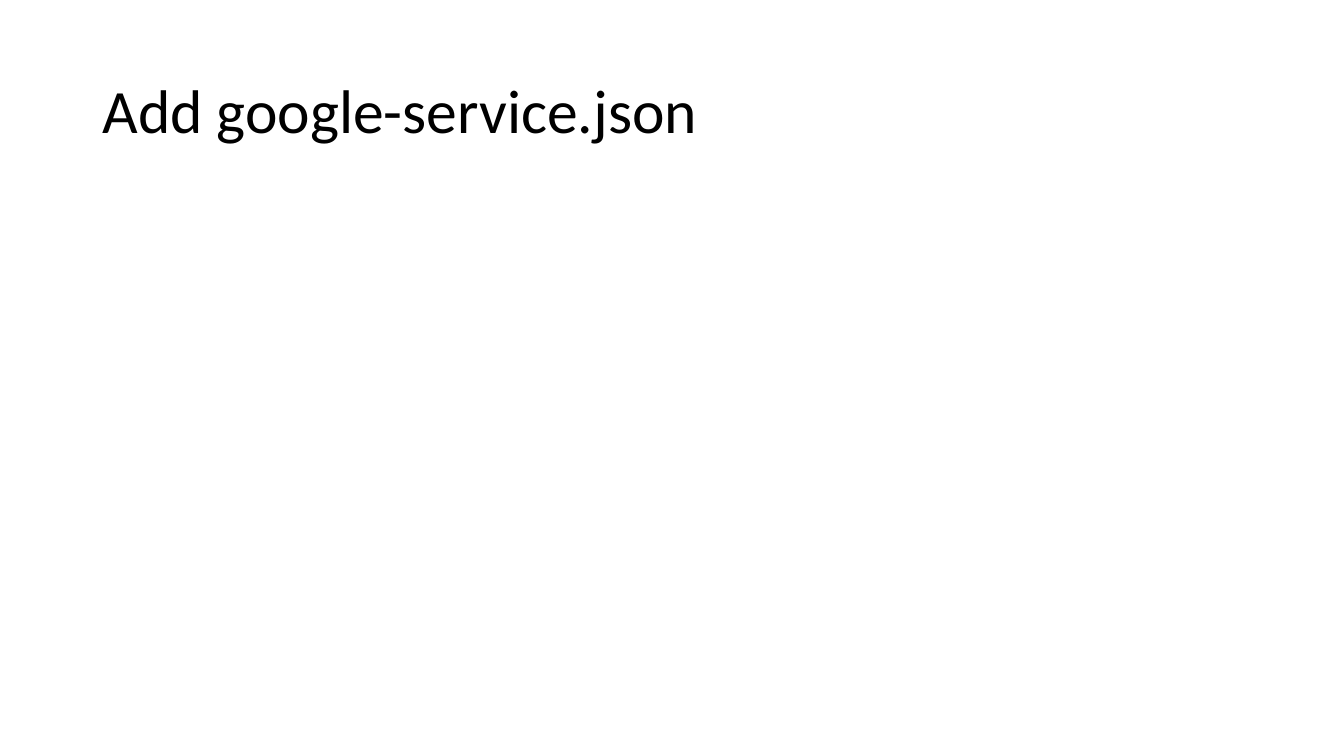
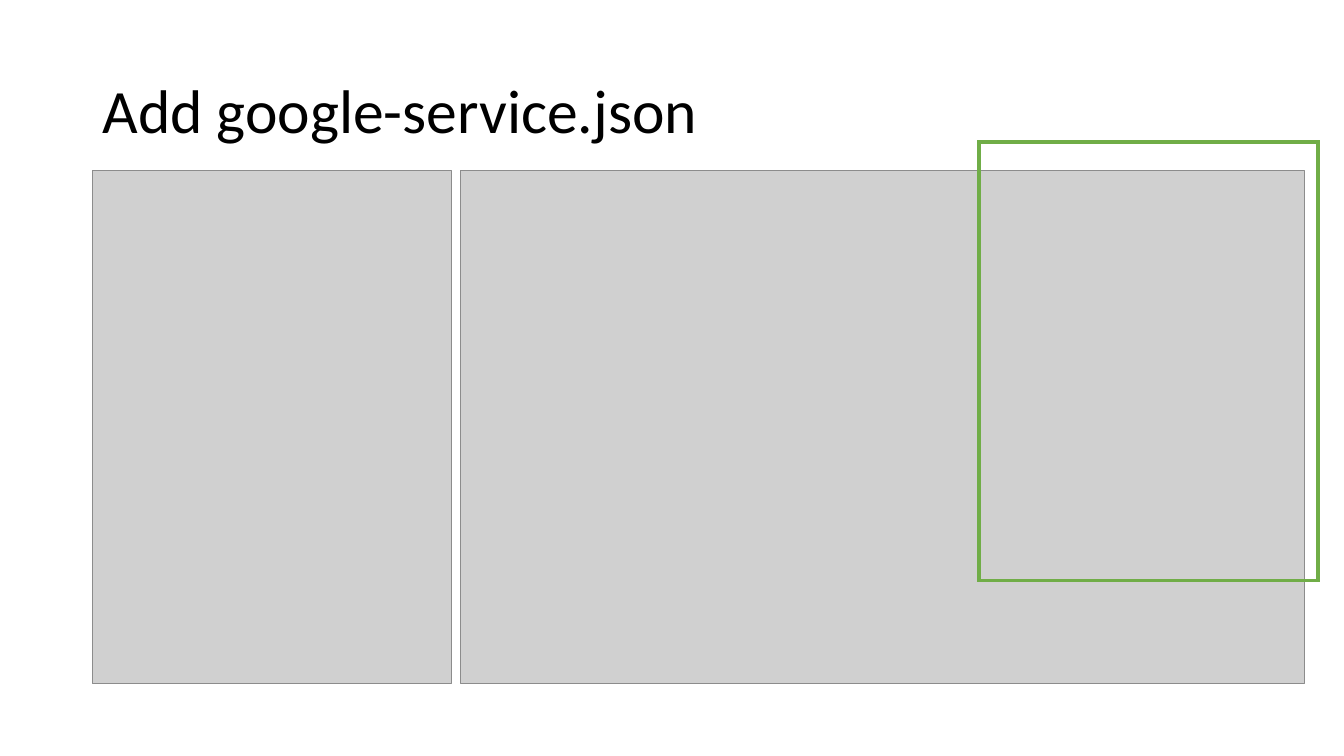
Before and after one commit to fauzisho/Android-Firebase-Module, a slide deck: slide 6 of One day Android Master.pptx. Drawn at 1344x756 pixels with LibreOffice and Linux fonts; fonts in the diff are those of the drawing; grey boxes stand for pictures. Boxes give left, top, right and bottom in pixels: in the first picture for what was removed or moved away, otherwise in the second. Text is boxed around its words. In the diff, an @@ line names an element or a change of style, - is before the commit and + after.

Commit message:
update ppt

```diff
--- a/One day Android Master.pptx
+++ b/One day Android Master.pptx
@@ rectangle added at box(979, 142, 1318, 581), outline #70AD47 2.75 pt @@
@@ picture added at box(93, 170, 452, 684) @@
@@ picture added at box(461, 170, 1305, 684) @@
```
Also in this commit, not shown: 5 slides added, 2 other files.
